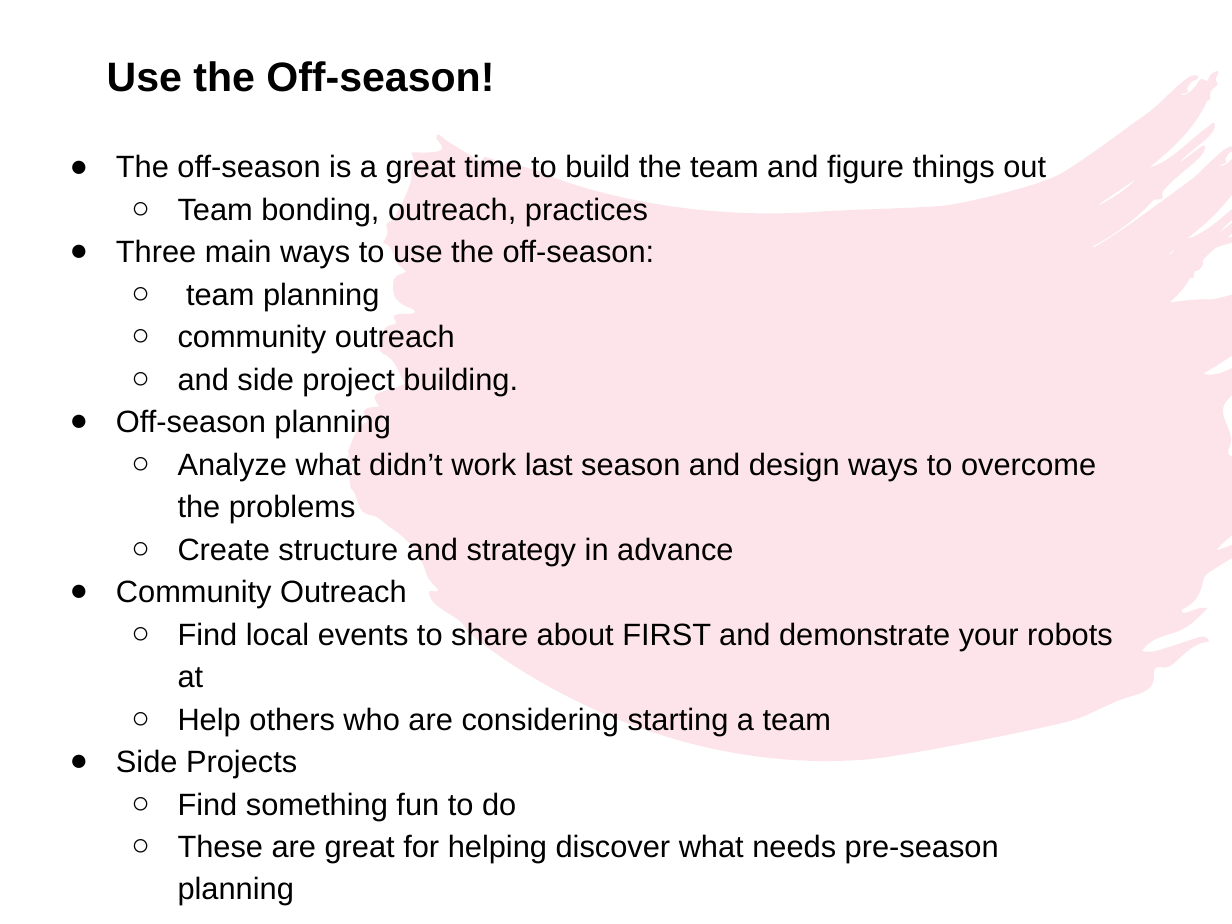
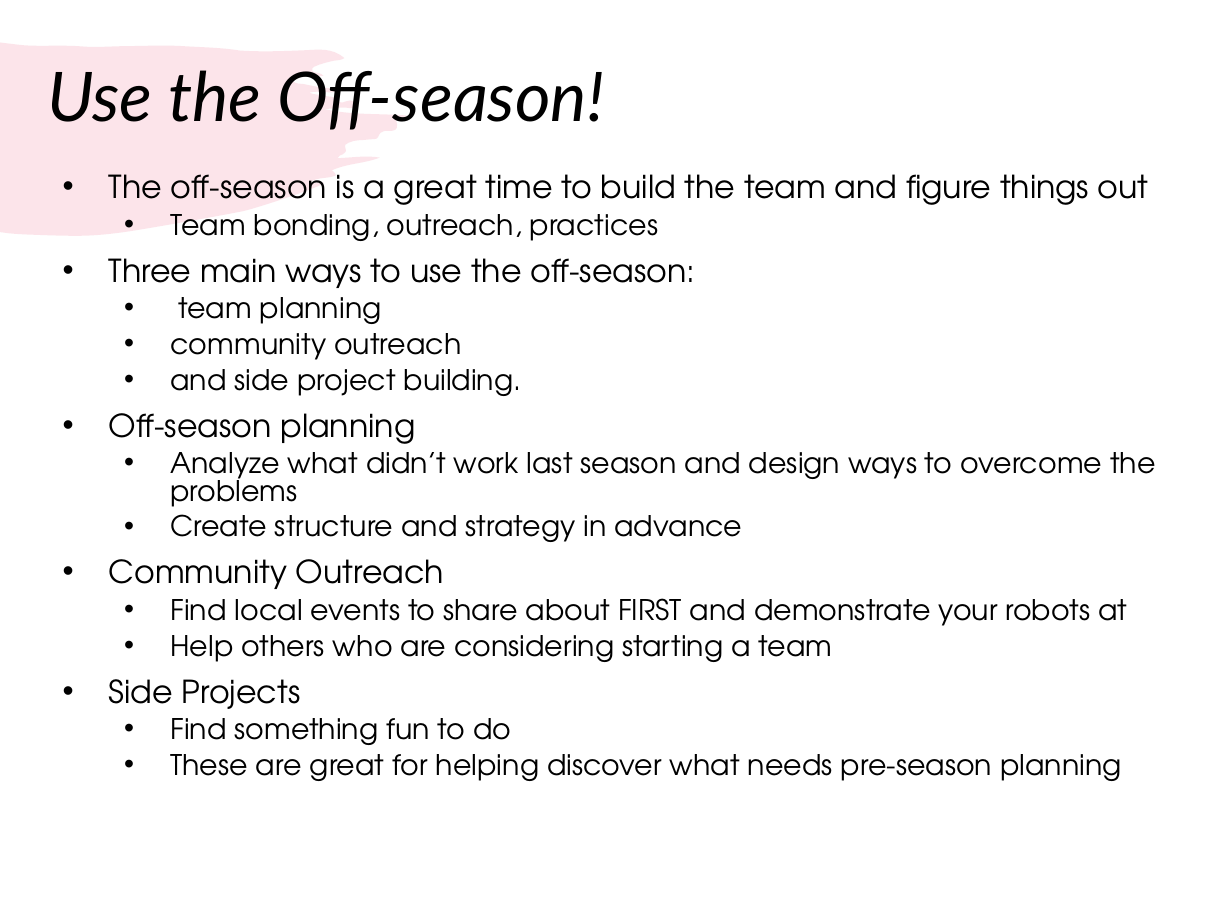
Before and after one commit to droidsrobotics/FTC-Tutorials, a slide deck: slide 8 of translations/en-us/TeamManagement/RookieTips.pptx. Drawn at 1232x924 pixels with LibreOffice and Linux fonts; fonts in the diff are those of the drawing. Boxes give left, top, right and bottom in pixels: in the first picture for what was removed or moved away, otherwise in the second. Text is boxed around its words. In the diff, an @@ line names an element or a change of style, - is before the commit and + after.

```diff
--- a/translations/en-us/TeamManagement/RookieTips.pptx
+++ b/translations/en-us/TeamManagement/RookieTips.pptx
@@ freeform shape added at (0,42,407,235), fill #F07C98 at 20% opacity @@
@@ title "Use the Off-season!": place and size @@
-title "Use the Off-season!" at (107,61,494,92)
+title "Use the Off-season!" at (47,70,604,130)
@@ title "Use the Off-season!" at (47,70,604,130): size 24 to 40 pt, font Arial to Lato, bold off, italic on; line spacing 1 to 0.9; vertical alignment top to middle @@
@@ freeform shape removed at (350,71,1232,759) @@
@@ text "The off-season is a great ...": place and size @@
-text "The off-season is a great ..." at (116,154,1113,905)
+text "The off-season is a great ..." at (109,174,1156,781)
@@ text "The off-season is a great ..." at (109,174,1156,781): size 18 to 18.5 pt in "The off-season is a great time to ...", "Three main ways to use the off-season:", "Off-season planning", "Community Outreach" and 1 more places; font Arial to TeX Gyre Adventor; size 18 to 16.6 pt in "Team bonding, outreach, practices", "team planning", "community outreach", "and side project building." and 6 more places; bullet ● to •; line spacing 1.15 to 0.8; more space between paragraphs; bullet ○ to • @@
```
Also in this commit, not shown: 9 other slides changed, 1 other file.
